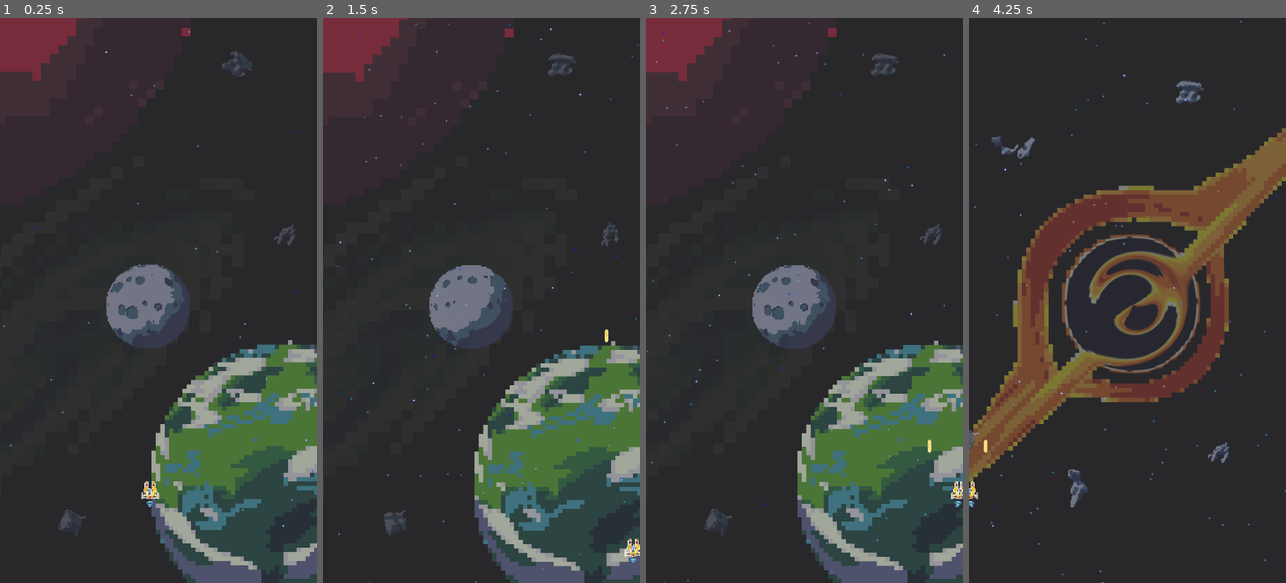
Above: before the commit, frames 1-4 (left to right).
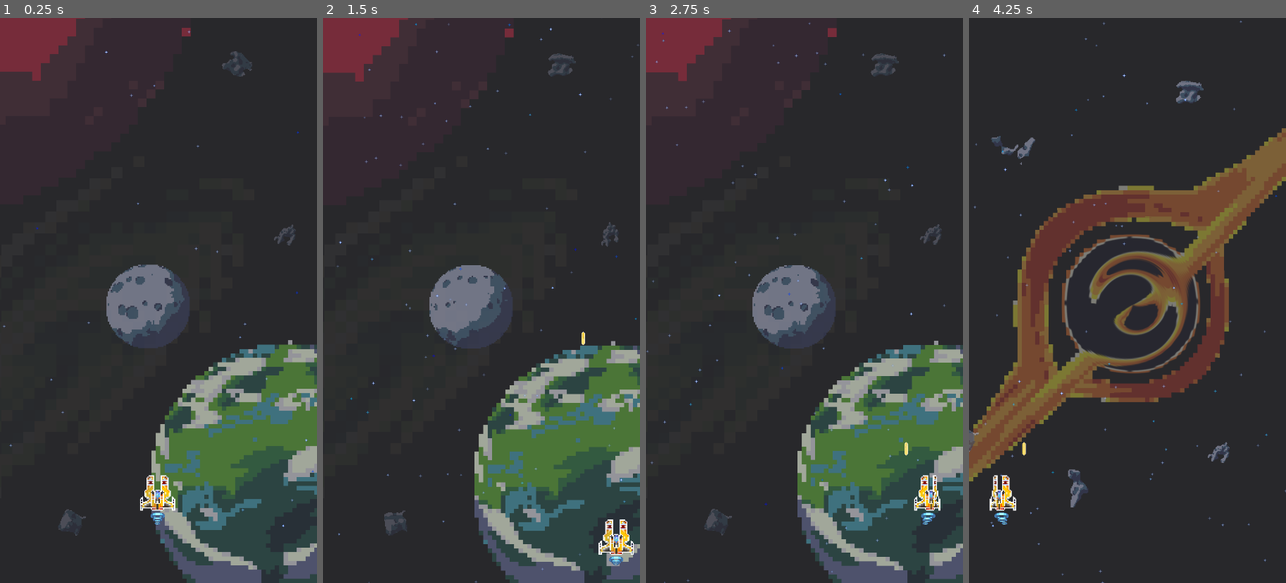
Above: after the commit, the same moments.

Repository: justCallMeJeg/ChaosWingNemesis
Game: Godot game, scene res://src/main.tscn
Two runs of this game, one before a commit and one after it. Both use one fixed random seed, a clock stepped at 60 frames per second and the inputs below. The engine's default icon, where the game draws it, is replaced by a stand-in: a white triangle on a blue panel in a dark square.
Inputs:
- Up to frame 1 (0.25 s): no input
- Up to frame 2 (1.5 s): tap Enter at 0.5, 1.35 s; hold Right (ui_right) 0.53-1.28 s; tap R at 0.6 s; tap Space at 0.77 s; hold Down (ui_down) from 1.28 s (still down)
- Up to frame 3 (2.75 s): tap Space at 1.52 s; release Down (ui_down) at 2.03 s; hold Right (ui_right) from 2.03 s (still down); tap R at 2.1 s
- Up to frame 4 (4.25 s): release Right (ui_right) at 2.78 s; hold Up (ui_up) 2.78-3.53 s; tap Enter at 2.85 s; tap Space at 3.02, 3.77 s; hold Left (ui_left) from 3.53 s (still down); tap R at 3.6 s

The runs differ from the first frame. In frame 1, 0.5% of the frame differs, in the area x 44-56%, y 80-90%; in frame 2, 0.6%, in the area x 81-100%, y 55-97%; in frame 3, 0.6%; in frame 4, 0.6%.

Commit message:
RapidFire Augment

Diff:
--- /dev/null
+++ b/src/Scenes/Augments/RAPIDFIRE.tscn
@@ -0,0 +1,6 @@
+[gd_scene load_steps=2 format=3 uid="uid://b65cx8udqnvus"]
+
+[ext_resource type="Script" path="res://src/Scripts/Augments/RAPIDFIRE.gd" id="1_6bgvj"]
+
+[node name="Rapidfire" type="Node"]
+script = ExtResource("1_6bgvj")
--- a/src/Scenes/ShipTypes/BaseShip.tscn
+++ b/src/Scenes/ShipTypes/BaseShip.tscn
@@ -6,9 +6,6 @@
 [ext_resource type="Script" path="res://src/Scripts/Components/InputComponent.gd" id="4_7juyf"]
 [ext_resource type="Script" path="res://src/Scripts/Components/ShootingComponent.gd" id="6_2agsu"]
 [ext_resource type="Script" path="res://src/Scripts/Components/HealthComponent.gd" id="6_xmu10"]
-[ext_resource type="PackedScene" uid="uid://balm6uq6duiot" path="res://src/Scenes/Augments/FUELED.tscn" id="7_pghpk"]
-[ext_resource type="PackedScene" uid="uid://dy8d06efpfs7y" path="res://src/Scenes/Augments/SMOL.tscn" id="7_v0wmg"]
-[ext_resource type="PackedScene" uid="uid://bqy5iajnuyufp" path="res://src/Scenes/Augments/Upgraded.tscn" id="8_dcw6d"]
 
 [sub_resource type="AtlasTexture" id="AtlasTexture_552c3"]
 atlas = ExtResource("2_ys52p")
@@ -342,8 +339,9 @@
 height = 16.0
 
 [node name="BaseShip" type="CharacterBody2D"]
-collision_layer = 0
-collision_mask = 0
+scale = Vector2(5, 5)
+collision_layer = 2
+collision_mask = 13
 motion_mode = 1
 platform_floor_layers = 4294967040
 script = ExtResource("1_bfdr7")
@@ -376,19 +374,13 @@
 
 [node name="ShootingComponent" type="Node" parent="." node_paths=PackedStringArray("ACTOR")]
 script = ExtResource("6_2agsu")
-BULLET_SCENE = "baseProjectile"
+BULLET_SCENE = "LaserBullet"
 ACTOR = NodePath("..")
 
 [node name="AugmentSlot" type="Node" parent="."]
 
-[node name="Fueled" parent="AugmentSlot" instance=ExtResource("7_pghpk")]
-
-[node name="Upgraded" parent="AugmentSlot" instance=ExtResource("8_dcw6d")]
-
-[node name="Smol" parent="AugmentSlot" instance=ExtResource("7_v0wmg")]
-
 [node name="BulletInterval" type="Timer" parent="."]
-wait_time = 0.05
+wait_time = 0.5
 autostart = true
 
 [node name="Collision" type="CollisionShape2D" parent="."]
--- a/src/Scenes/ShipTypes/Constructor.tscn
+++ b/src/Scenes/ShipTypes/Constructor.tscn
@@ -43,6 +43,7 @@
 }]
 
 [node name="BaseShip" instance=ExtResource("1_qes1a")]
+collision_layer = 0
 
 [node name="ShipBody" parent="." index="1"]
 sprite_frames = SubResource("SpriteFrames_2wct7")
--- a/src/Scenes/ShipTypes/Hawkeye.tscn
+++ b/src/Scenes/ShipTypes/Hawkeye.tscn
@@ -43,19 +43,11 @@
 }]
 
 [node name="BaseShip2" instance=ExtResource("1_uj6ic")]
-collision_layer = 2
-collision_mask = 13
 
 [node name="ShipBody" parent="." index="1"]
 sprite_frames = SubResource("SpriteFrames_abra6")
 animation = &"center"
 autoplay = "center"
-
-[node name="HealthComponent" parent="." index="4"]
-HEALTH = null
-
-[node name="ShootingComponent" parent="." index="5"]
-BULLET_SCENE = "LaserBullet"
 
 [node name="UniqueComponentTest" type="Node" parent="." index="6"]
 
--- /dev/null
+++ b/src/Scripts/Augments/RAPIDFIRE.gd
@@ -0,0 +1,8 @@
+extends Node
+
+@onready var BULLETINTERVAL : Timer = $"/root/Main/BaseShip/BulletInterval"
+# Called when the node enters the scene tree for the first time.
+func _ready():
+	BULLETINTERVAL.wait_time -= 0.1
+	if BULLETINTERVAL.wait_time <= 0.25:
+		BULLETINTERVAL.wait_time = 0.25
--- a/src/main.tscn
+++ b/src/main.tscn
@@ -13,7 +13,6 @@
 [node name="Border" parent="." instance=ExtResource("2_5vev1")]
 
 [node name="BaseShip" parent="." instance=ExtResource("1_67an6")]
-position = Vector2(341, 1070)
-scale = Vector2(5, 5)
+position = Vector2(358, 1076)
 
 [node name="AudioStreamPlayer" type="AudioStreamPlayer" parent="."]
Not shown: 1 places in src/Scenes/ShipTypes/BaseShip.tscn that only renumber resources
